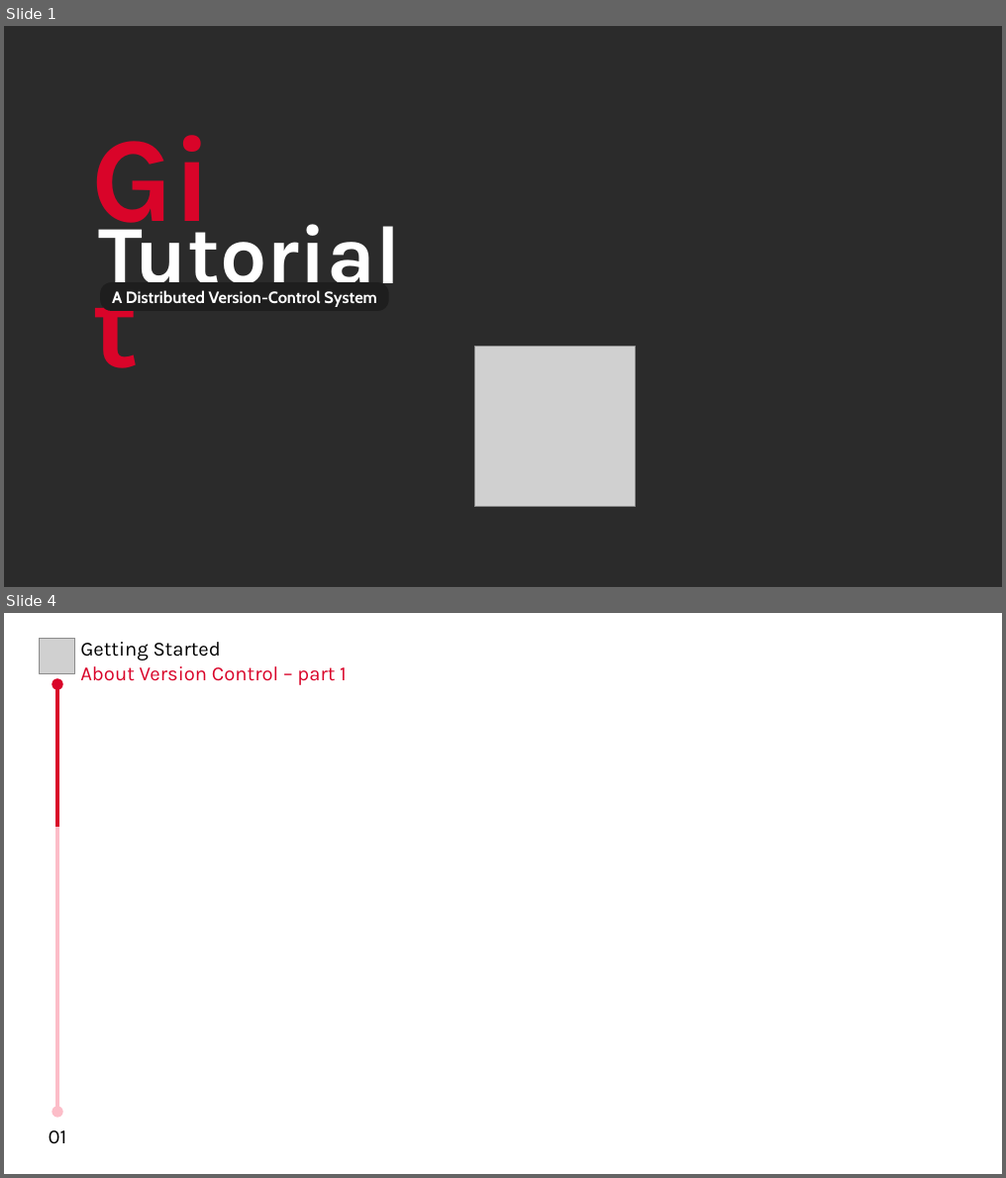
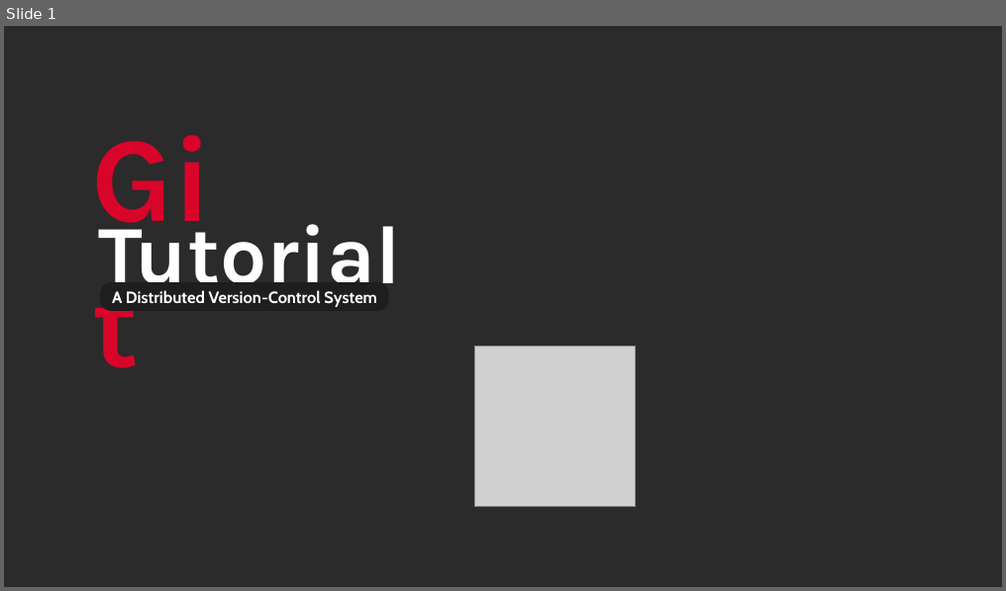
Before and after one commit to MHBahrampour/git-presentation-files, a slide deck: Template.odp. Shown one above the other, each under a label of ours: slides 1 and 4 before the commit, slide 1 after it; the slides between them are not shown. The pictures are 1006x1178 and 1006x591 pixels, drawn with LibreOffice and Linux fonts; fonts in the diff are those of the drawing; grey boxes stand for pictures; background and template pictures are left out; a plain dark background stands for a picture behind light text. Boxes give left, top, right and bottom in pixels: in the first picture for what was removed or moved away, otherwise in the second. Text is boxed around its words. In the diff, an @@ line names an element or a change of style, - is before the commit and + after.

```diff
--- a/Template.odp
+++ b/Template.odp
@@ slide 4 removed at box(4, 613, 1002, 1174), background #FFFFFF @@
@@ picture removed at box(40, 639, 74, 673) @@
@@ text removed at box(80, 642, 347, 685) @@
-Getting Started
-About Version Control – part 1
@@ double arrow removed from (57, 684) to (57, 1112) @@
@@ arrow removed from (57, 827) to (57, 684) @@
@@ text removed at box(49, 1131, 67, 1145) @@
-01
```
Also in this commit, not shown: 1 slide changed, 4 slides added, 4 other slides removed.
